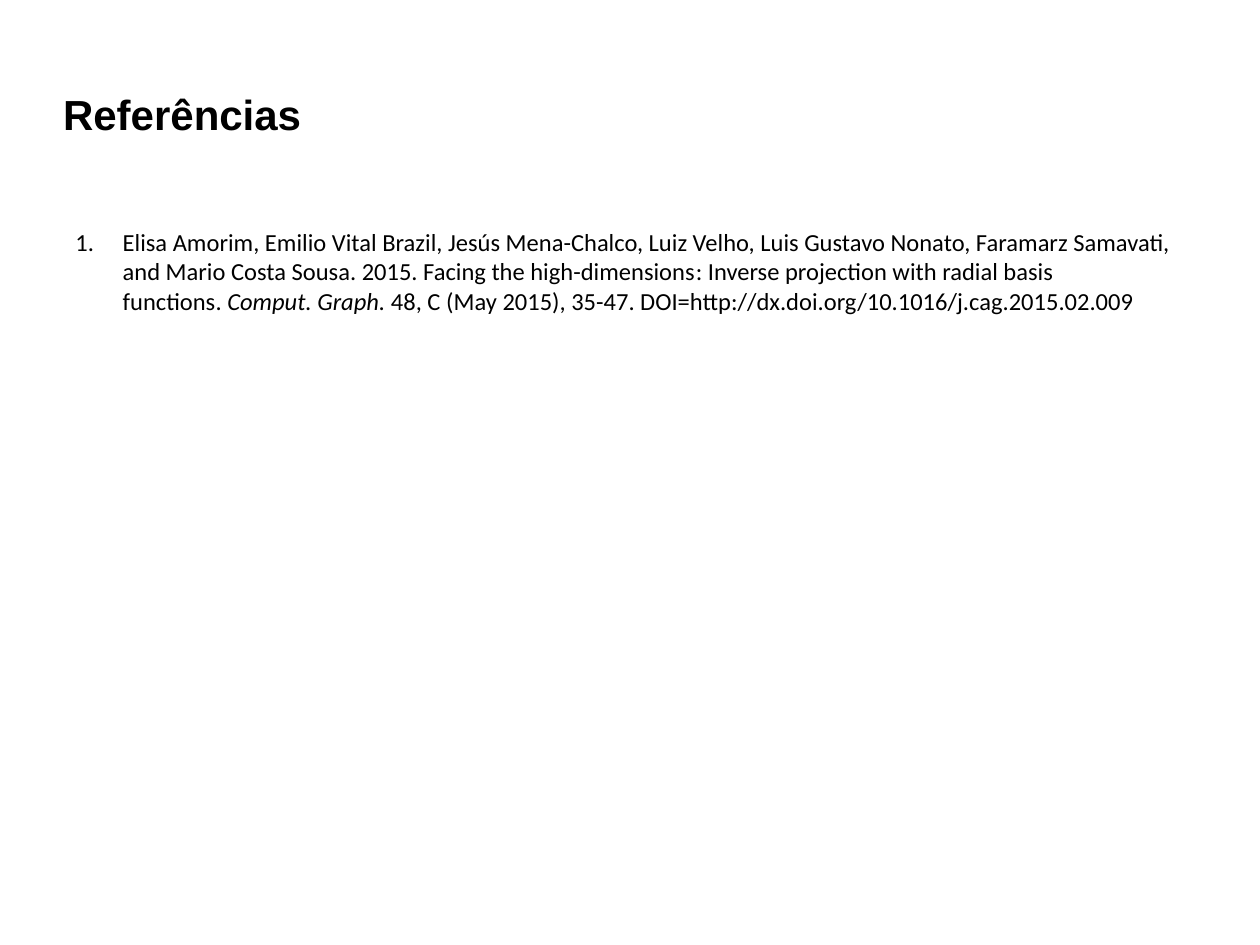
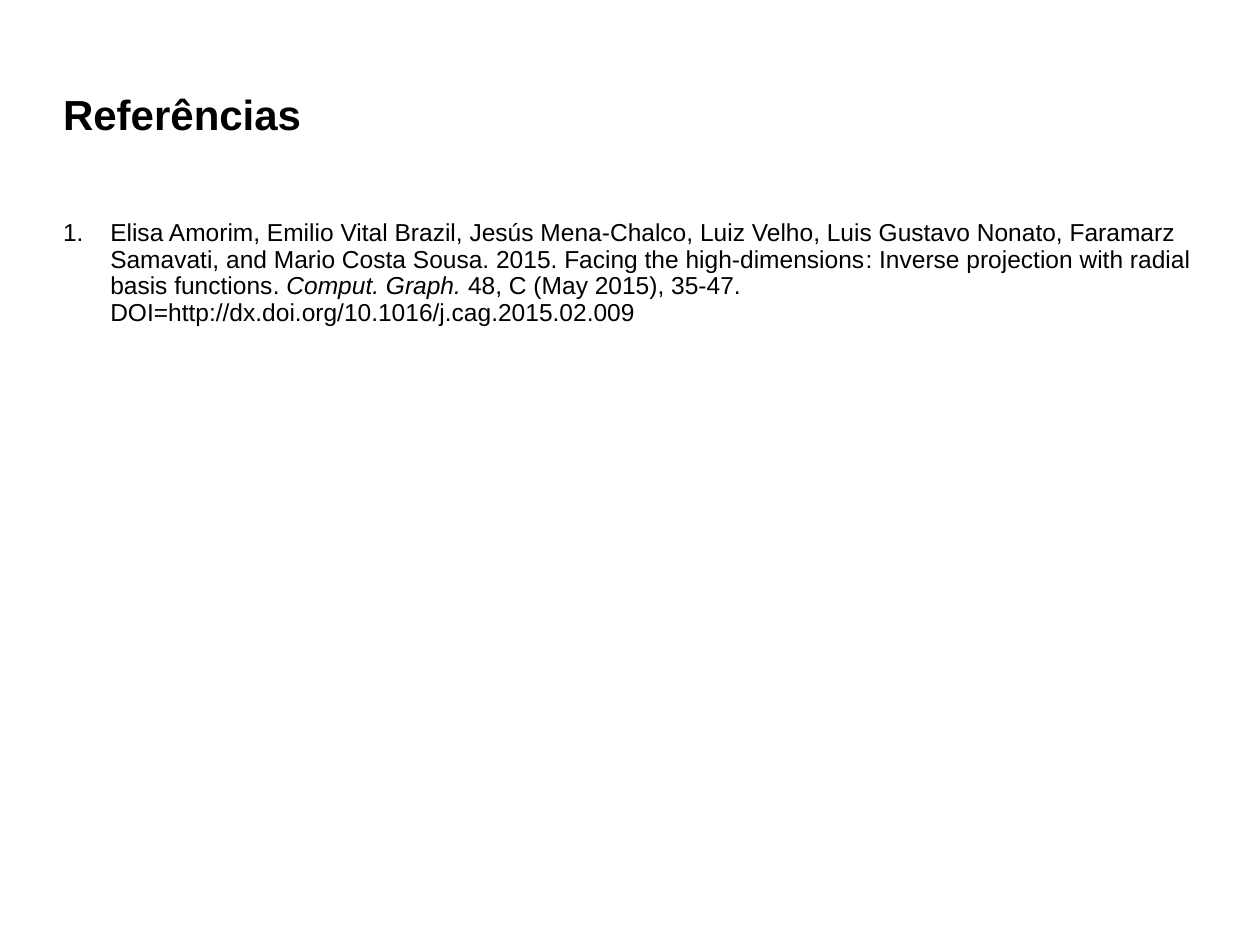
Before and after one commit to lquatrin/inf2031, a slide deck: slide 37 of pres.pptx [Repaired].pptx. Drawn at 1260x945 pixels with LibreOffice and Linux fonts; fonts in the diff are those of the drawing. Boxes give left, top, right and bottom in pixels: in the first picture for what was removed or moved away, otherwise in the second. Text is boxed around its words. In the diff, an @@ line names an element or a change of style, - is before the commit and + after.

```diff
--- a/pres.pptx [Repaired].pptx
+++ b/pres.pptx [Repaired].pptx
@@ subtitle "Elisa Amorim, Emilio Vital Brazil, ..." at (110,223,1190,326): font Calibri to Arial; line spacing 1 to 0.9; more space between paragraphs @@
```
Also in this commit, not shown: 6 other slides changed.
